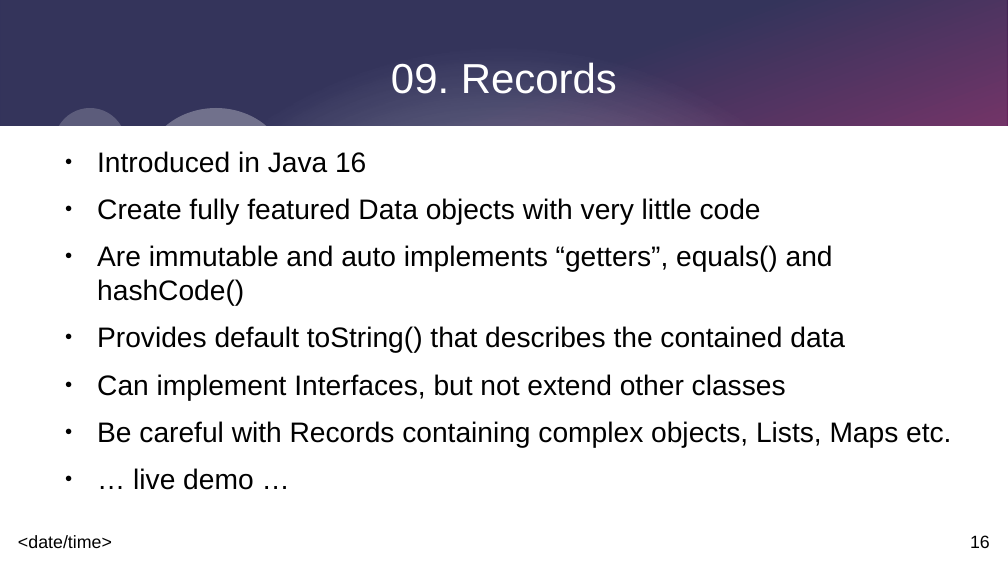
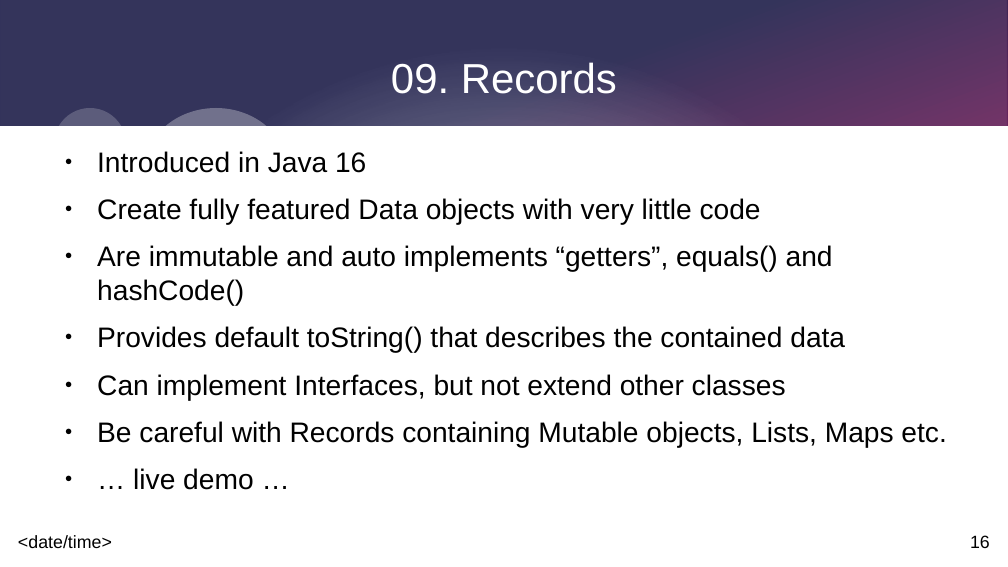
Before and after one commit to johnnyegel/Talk_JavaLatestAndGreatest, a slide deck: slide 16 of Presentation/JavaLatestAndGreatest.odp. Drawn at 1008x567 pixels with LibreOffice and Linux fonts; fonts in the diff are those of the drawing. Boxes give left, top, right and bottom in pixels: in the first picture for what was removed or moved away, otherwise in the second. Text is boxed around its words. In the diff, an @@ line names an element or a change of style, - is before the commit and + after.

Commit message:
Fix in presentation

```diff
--- a/Presentation/JavaLatestAndGreatest.odp
+++ b/Presentation/JavaLatestAndGreatest.odp
@@ text at <box>97,421,946,447</box>: text changed @@
-● Be careful with Records containing complex objects, Lists, Maps etc.
+● Be careful with Records containing Mutable objects, Lists, Maps etc.
```
